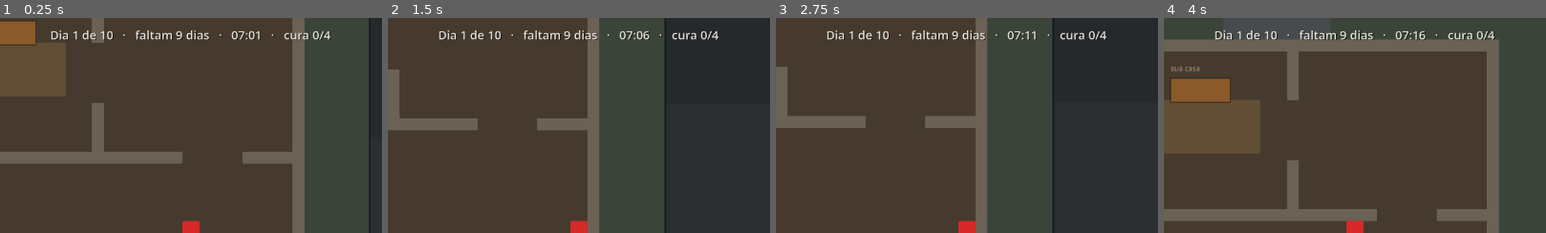
Above: before the commit, frames 1-4 (left to right).
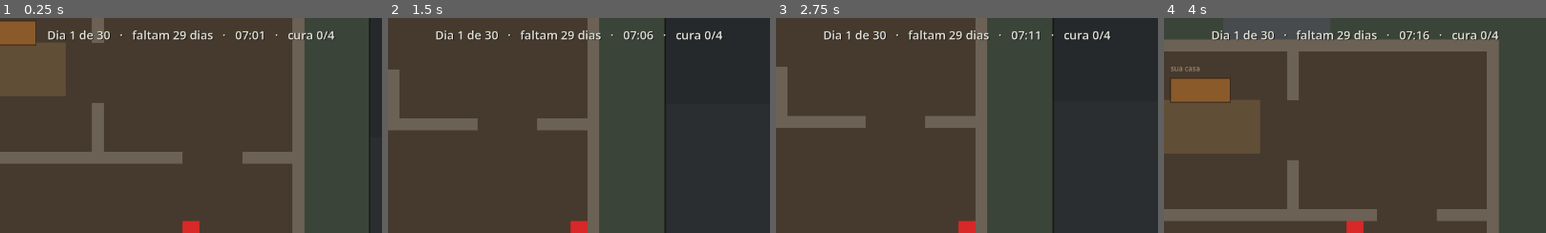
Above: after the commit, the same moments.

Repository: Jota-Pais/projeto-final-desenvolvimento-de-jogos
Game: Godot game, scene res://rua/rua.tscn
Two runs of this game, one before a commit and one after it. Both use one fixed random seed, a clock stepped at 60 frames per second and the inputs below.
Inputs:
- Up to frame 1 (0.25 s): no input
- Up to frame 2 (1.5 s): tap Enter (ui_accept) at 0.5, 0.77, 1.25 s; hold D (andar_direita) 0.53-1.28 s; hold Shift (correr) 0.53-1.28 s; hold S (andar_baixo) from 1.28 s (still down); tap E (vasculhar) at 1.35 s
- Up to frame 3 (2.75 s): tap Enter (ui_accept) at 1.52, 2 s; release S (andar_baixo) at 2.03 s; hold D (andar_direita) from 2.03 s (still down); hold Shift (correr) from 2.03 s (still down)
- Up to frame 4 (4 s): tap Enter (ui_accept) at 2.75, 3.02, 3.77 s; release D (andar_direita) at 2.78 s; release Shift (correr) at 2.78 s; hold W (andar_cima) 2.78-3.53 s; tap E (vasculhar) at 2.85 s; hold A (andar_esquerda) from 3.53 s (still down); hold Shift (correr) from 3.53 s (still down)
The pictures show only the part of the screen within x 25-75%, y 0-50%; the shares and areas given below are measured in that part.

The runs differ from the first frame. In frame 1, 1.7% of the frame differs, in the area x 12-88%, y 5-11%; in frame 2, 1.7%; in frame 3, 1.7%; in frame 4, 1.7%.

Commit message:
O prazo da cura passa de 10 para 30 dias
Pedido de direcao. A constante e uma, mas ela calibrava outras tres coisas:

- a escalada de zumbis por dia virou "um a mais a cada dois dias". No ritmo
  antigo o dia 30 teria 71 zumbis, que nao e dificuldade, e sopa de zumbi.
  Agora o dia 30 tem 27 de dia e 41 na noite fechada, comparavel ao que o dia
  10 tinha antes;
- o mato caiu de 90 para 30 tufos por dia, senao 30 dias enterravam o bairro;
- a leitura de escopo levada ao professor era "cada dia e uma fase" mais a
  terceira opcao dele, "cerca de 10 niveis, ondas ou estagios". Com 30 dias
  essa conta nao fecha mais, e isso esta anotado nas pendencias.

E uma coisa NAO mudou, porque nao e minha: quantos documentos a cura pede. O
bairro tem 6 documentos e nao repoe, entao com 30 dias o prazo sobra - a cura
fecha em 0,9 dia de vasculho, 3% do prazo, e os outros 29 dias nao cobram
nada.

O conferir_fim agora mede isso e avisa a cada rodada, numa categoria nova:
ATENCAO, para problema de desenho. Nao reprova a rodada, porque o codigo esta
certo - aparece no fim, porque e o tipo de coisa que ninguem descobre jogando
dois minutos. As tres saidas estao escritas no README, e todas sao de mesa.

Diff:
--- a/rua/cenario.gd
+++ b/rua/cenario.gd
@@ -26,17 +26,23 @@
 ## relogio.
 const ZUMBIS_DA_NOITE := 14
 
-## Quantos zumbis a mais o bairro tem por dia que passa. **Proposta.**
+## De quantos em quantos dias o bairro ganha um zumbi a mais. **Proposta.**
 ##
 ## E o "a rua vai ficando mais apocaliptica conforme os dias passam" do High
 ## Concept, na parte que muda o jogo e nao so a foto: o dia 1 tem 13 zumbis, o
-## dia 10 tem 31 - e com a noite, 45. Amanhecer na rua no dia 9 nao e o mesmo
+## dia 30 tem 27 - e com a noite, 41. Amanhecer na rua no dia 28 nao e o mesmo
 ## que no dia 2, e e isso que faz o prazo apertar de dois lados ao mesmo tempo.
-const ZUMBIS_A_MAIS_POR_DIA := 2
+##
+## Era um zumbi a mais POR DIA quando o prazo era de 10 dias. Com 30, o mesmo
+## ritmo levaria o ultimo dia a 71 zumbis - um numero que nao e dificuldade, e
+## sopa de zumbi. Este e calibrado no PRAZO_DA_CURA: se o prazo mudar de novo,
+## este muda junto.
+const UM_ZUMBI_A_MAIS_A_CADA := 2
 
 ## Tufos de mato a mais por dia. So estetica, e a metade barata da mesma frase:
-## o terreno vai sendo tomado.
-const MATO_A_MAIS_POR_DIA := 90
+## o terreno vai sendo tomado. Tambem caiu com o prazo maior - 90 por dia em 30
+## dias enterrava o bairro.
+const MATO_A_MAIS_POR_DIA := 30
 
 # Paleta fria e dessaturada, que e a direcao de arte da rua: concreto,
 # ferrugem, verde-acinzentado, ceu lavado.
@@ -257,7 +263,7 @@
 	# vieram de fora do bairro, e atravessar o mapa e o que da o tempo entre
 	# eles existirem e eles te acharem.
 	var bocas := _bocas_de_rua()
-	var a_mais := (Travessia.dia - 1) * ZUMBIS_A_MAIS_POR_DIA
+	var a_mais := (Travessia.dia - 1) / UM_ZUMBI_A_MAIS_A_CADA
 	for i in a_mais:
 		_criar_zumbi(bocas[i % bocas.size()])
 
--- a/rua/conferir_fim.gd
+++ b/rua/conferir_fim.gd
@@ -20,11 +20,18 @@
 
 const Bairro := preload("res://rua/bairro.gd")
 const Cenario := preload("res://rua/cenario.gd")
+const Relogio := preload("res://rua/relogio.gd")
 const CENA_DA_RUA := preload("res://rua/rua.tscn")
 const CENA_DA_CASA := preload("res://casa/casa.tscn")
 const CENA_DO_FIM := preload("res://fim_de_jogo.tscn")
 
 var _falhas := 0
+
+## Problema de DESENHO, nao de codigo. Nao reprova a rodada - o codigo esta
+## certo -, mas aparece no fim em corpo proprio, porque e o tipo de coisa que
+## ninguem descobre jogando dois minutos.
+var _atencoes := 0
+
 var _rodou := false
 
 func _process(_delta: float) -> void:
@@ -41,11 +48,17 @@
 
 	_limpar()
 	print("\n%s" % ("SEM PROBLEMAS" if _falhas == 0 else "%d PROBLEMA(S)" % _falhas))
+	if _atencoes > 0:
+		print("%d ponto(s) de ATENCAO - desenho, nao codigo" % _atencoes)
 	get_tree().quit(0 if _falhas == 0 else 1)
 
 func _erro(texto: String) -> void:
 	_falhas += 1
 	print("  FALHA: " + texto)
+
+func _atencao(texto: String) -> void:
+	_atencoes += 1
+	print("  ATENCAO: " + texto)
 
 func _limpar() -> void:
 	Travessia.dia = 1
@@ -88,12 +101,22 @@
 	add_child(rua)
 
 	var no_bairro := 0
+	# Luz gasta ate juntar o que a cura pede, varrendo o bairro na ordem em que
+	# ele e gerado. Nao e a ordem em que alguem joga, mas e deterministica e
+	# ignora o caminho a pe - entao e um piso, e o dia de verdade e pior.
+	var luz_ate_a_cura := 0.0
+	var quando_fecha := 0
 	for filho in rua.get_node("Cenario").get_children():
 		if not (filho is Area2D and "achados" in filho):
 			continue
+		if quando_fecha == 0:
+			luz_ate_a_cura += filho.duracao * (1.0 + Relogio.CUSTO_DO_VASCULHO)
 		for achado in filho.achados:
-			if Bairro.e_documento(achado):
-				no_bairro += 1
+			if not Bairro.e_documento(achado):
+				continue
+			no_bairro += 1
+			if no_bairro == Travessia.DOCUMENTOS_PARA_A_CURA:
+				quando_fecha = no_bairro
 	rua.free()
 
 	var precisa := Travessia.DOCUMENTOS_PARA_A_CURA
@@ -106,6 +129,31 @@
 	else:
 		print("  folga de %d documento(s) - da para errar %d dia(s) carregando documento"
 			% [no_bairro - precisa, no_bairro - precisa])
+
+	_o_prazo_cobra_algo(luz_ate_a_cura)
+
+## Em quantos dias, no piso, a cura pode fechar - e como isso se compara com o
+## prazo.
+##
+## **Prazo que ninguem alcanca nao e pressao, e enfeite.** Se a cura fecha na
+## primeira semana de um prazo de 30 dias, os outros 23 nao cobram nada, e o
+## relogio, a noite e a escalada estao empurrando o jogador para um lugar onde
+## nao ha ninguem esperando.
+##
+## Nao e FALHA: o codigo esta certo. E ATENCAO, que e o que se usa quando o
+## problema e de desenho - e desenho e decisao de mesa.
+func _o_prazo_cobra_algo(luz_ate_a_cura: float) -> void:
+	if luz_ate_a_cura <= 0.0:
+		return
+	var dias := luz_ate_a_cura / Relogio.DURACAO_DO_DIA
+	print("  no piso, a cura fecha em %.1f dia(s) de vasculho - o prazo sao %d"
+		% [dias, Travessia.PRAZO_DA_CURA])
+	# Metade do prazo e a fronteira: com a cura fechando depois disso, os
+	# ultimos dias ainda estao em jogo.
+	if dias * 2.0 < float(Travessia.PRAZO_DA_CURA):
+		_atencao("o prazo sobra - a cura fecha em ~%.0f%% dele, e o resto nao cobra nada."
+			% (dias / float(Travessia.PRAZO_DA_CURA) * 100.0)
+			+ " Ou a cura pede mais, ou o bairro da menos, ou o prazo e menor")
 
 # --- 2. a cura e a vitoria --------------------------------------------------
 
--- a/travessia.gd
+++ b/travessia.gd
@@ -33,13 +33,22 @@
 ## avisar. Com 4 da para errar dois dias.
 const DOCUMENTOS_PARA_A_CURA := 4
 
-## Quantos dias existem para a cura ficar pronta. **Proposta.**
+## Quantos dias existem para a cura ficar pronta.
 ##
-## 10 e o numero que a leitura de escopo do High Concept reivindica junto ao
-## professor - "jogo arcade que acaba no game over, cerca de 10 niveis, ondas ou
-## estagios" - e nessa leitura cada dia e uma fase. Entao o prazo E a contagem
-## de fases, e mexer nele mexe no escopo declarado.
-const PRAZO_DA_CURA := 10
+## **30, decidido em 09/09/2026.** Antes eram 10, que era o numero da leitura de
+## escopo do High Concept - "cerca de 10 niveis, ondas ou estagios", com cada
+## dia sendo uma fase. Com 30 essa conta muda, e e assunto para a conversa de
+## calibragem com o professor: ou "fase" deixa de ser o dia, ou a leitura passa
+## a ser outra.
+##
+## Duas coisas sao calibradas em cima deste numero e mudaram junto: a escalada
+## de zumbis por dia (rua/cenario.gd) e o mato tomando o terreno.
+##
+## Uma nao mudou, e e a que importa: **quantos documentos a cura pede.** O
+## bairro tem 6 e nao repoe, entao com 30 dias o prazo sobra - da para fechar a
+## cura na primeira semana e os outros 23 dias nao cobram nada. O
+## conferir_fim.tscn mede isso e avisa.
+const PRAZO_DA_CURA := 30
 
 ## Qual dia esta correndo.
 ##
Not shown, changed: README.md
